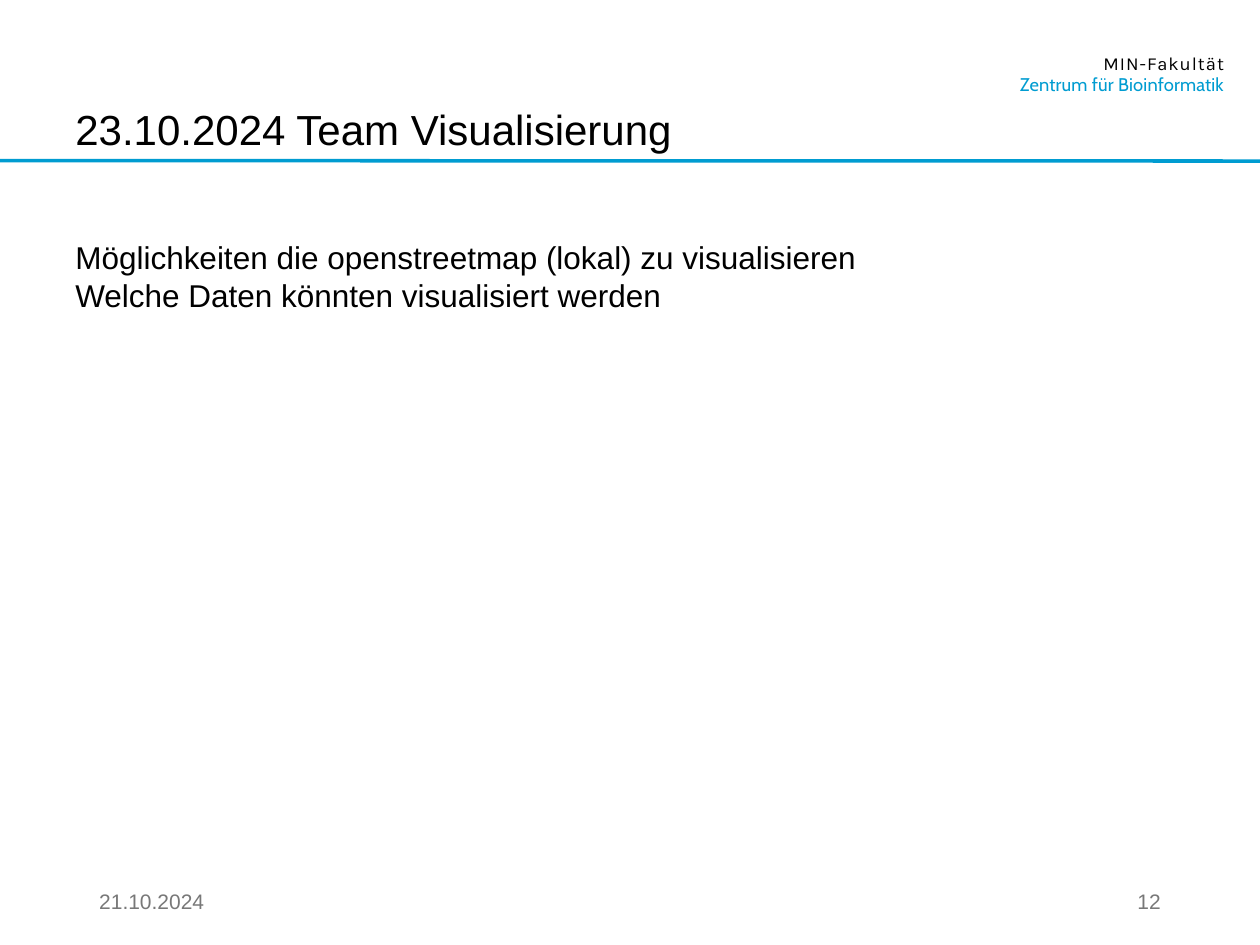
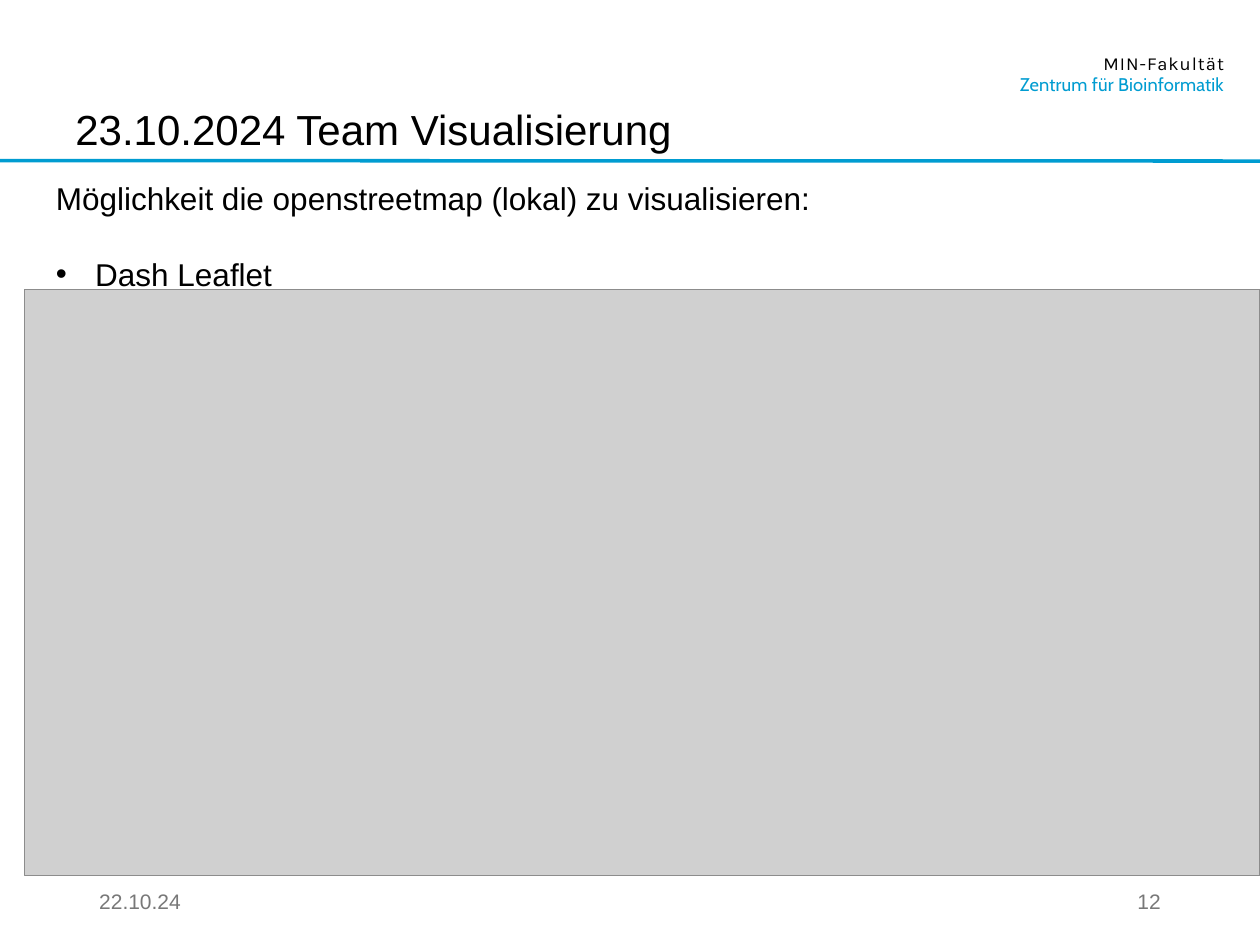
Before and after one commit to Mikkoko112/TLDHamburg, a slide deck: slide 13 of CiS-Projekt.pptx. Drawn at 1260x945 pixels with LibreOffice and Linux fonts; fonts in the diff are those of the drawing; grey boxes stand for pictures; background and template pictures are left out. Boxes give left, top, right and bottom in pixels: in the first picture for what was removed or moved away, otherwise in the second. Text is boxed around its words. In the diff, an @@ line names an element or a change of style, - is before the commit and + after.

```diff
--- a/CiS-Projekt.pptx
+++ b/CiS-Projekt.pptx
@@ text at bbox=[56, 187, 810, 292]: text changed @@
-Möglichkeiten die openstreetmap (lokal) zu visualisieren
-Welche Daten könnten visualisiert werden
+Möglichkeit die openstreetmap (lokal) zu visualisieren:
+• Dash Leaflet
@@ picture added at bbox=[24, 290, 1260, 876] @@
@@ text at bbox=[99, 894, 181, 909]: text changed @@
-21.10.2024
+22.10.24
```
Also in this commit, not shown: 11 other slides changed, 1 slide added.
